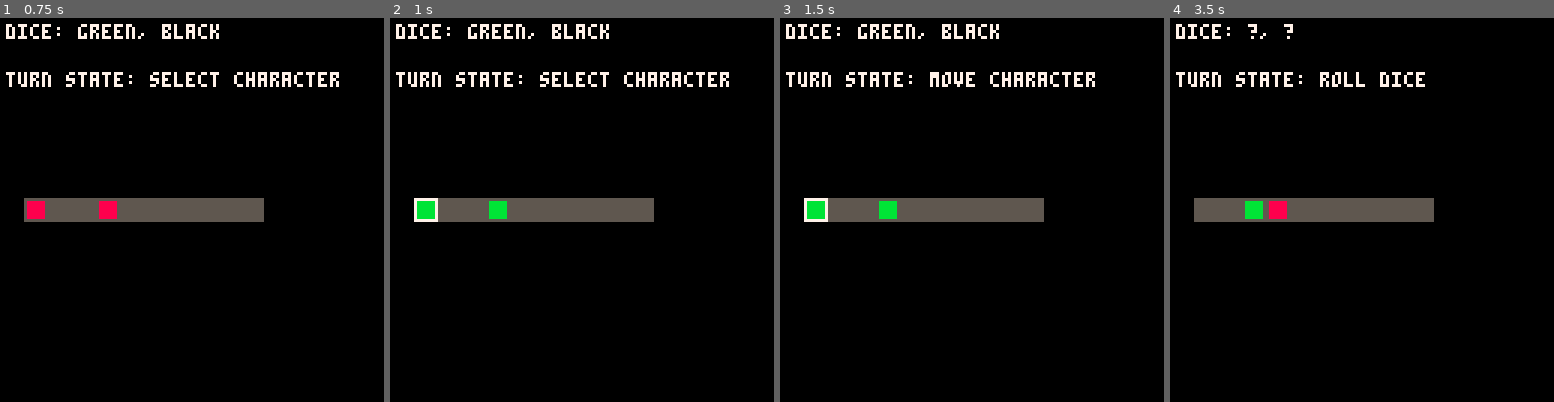
Above: before the commit, frames 1-4 (left to right).
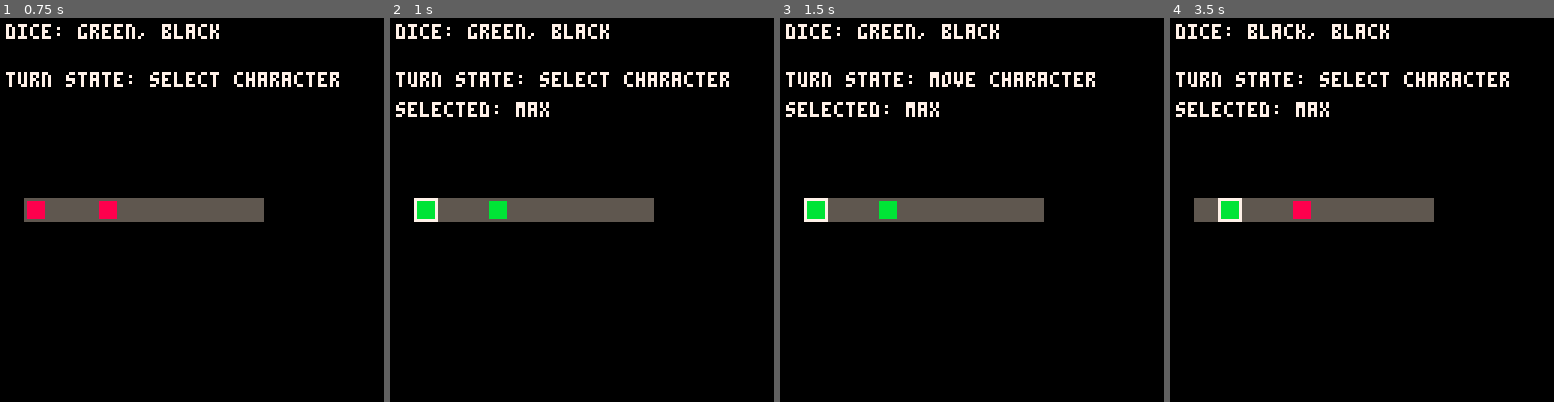
Above: after the commit, the same moments.

Repository: marijnio/pico-max-port
Game: PICO-8 cartridge max.p8
Same seed, same stepped clock (60 frames per second), same inputs: the game is played once before the commit and once after it.
Inputs:
- Up to frame 1 (0.75 s): tap O (Z key) at 0.33, 0.7 s
- Up to frame 2 (1 s): no input
- Up to frame 3 (1.5 s): tap O (Z key) at 1.43 s
- Up to frame 4 (3.5 s): hold Left 1.97-2.37 s; tap O (Z key) at 2.22, 3.1 s; hold Right from 2.87 s (still down)

Frame 1 is identical in both runs. In frame 2, 0.6% of the frame differs, in the area x 1-42%, y 21-26%; in frame 3, 0.6%; in frame 4, 3.0%, in the area x 1-89%, y 1-54%.

Commit message:
Turns now continue until all dies are spent

Diff:
--- a/game.lua
+++ b/game.lua
@@ -158,6 +158,13 @@
   local c = game.chars[index]
   printh("moving "..c.name.." by "..steps.." steps")
   c.pos += steps
+
+  -- spend one matching die when this character moves
+  if c.is_critter then
+    spend_die("green")
+  else
+    spend_die("black")
+  end
 end
 
 function update_check_capture()
@@ -165,7 +172,11 @@
     remove_caught_critters()
   end
 
-  game.turn_state = TURN_END
+  if dice_left("") > 0 then
+    game.turn_state = TURN_SELECT_CHAR
+  else
+    game.turn_state = TURN_END
+  end
 end
 
 function update_turn_end()
@@ -225,6 +236,16 @@
     if d.result == color or color == "" then count += 1 end
   end
   return count
+end
+
+function spend_die(color)
+  for d in all(game.dice) do
+    if d.result == color then
+      d.result = nil
+      return true
+    end
+  end
+  return false
 end
 
 -- draw_game: draw the board and pieces
@@ -281,4 +302,9 @@
   }
   print("turn state: "..(turn_states[game.turn_state] or "unknown"), 2, 18, 7)
 
-end
+  -- display currently selected character
+  local selected_char = get_selected_char()
+  if selected_char then
+      print("selected: "..selected_char.name, 2, 28, 7)
+  end
+end
--- a/output/game_out.lua
+++ b/output/game_out.lua
@@ -158,6 +158,13 @@
   local c = game.chars[index]
   printh("moving "..c.name.." by "..steps.." steps")
   c.pos += steps
+
+
+  if c.is_critter then
+    spend_die("green")
+  else
+    spend_die("black")
+  end
 end
 
 function update_check_capture()
@@ -165,7 +172,11 @@
     remove_caught_critters()
   end
 
-  game.turn_state = TURN_END
+  if dice_left("") > 0 then
+    game.turn_state = TURN_SELECT_CHAR
+  else
+    game.turn_state = TURN_END
+  end
 end
 
 function update_turn_end()
@@ -225,6 +236,16 @@
     if d.result == color or color == "" then count += 1 end
   end
   return count
+end
+
+function spend_die(color)
+  for d in all(game.dice) do
+    if d.result == color then
+      d.result = nil
+      return true
+    end
+  end
+  return false
 end
 
 
@@ -281,4 +302,9 @@
   }
   print("turn state: "..(turn_states[game.turn_state] or "unknown"), 2, 18, 7)
 
-end
+
+  local selected_char = get_selected_char()
+  if selected_char then
+      print("selected: "..selected_char.name, 2, 28, 7)
+  end
+end
